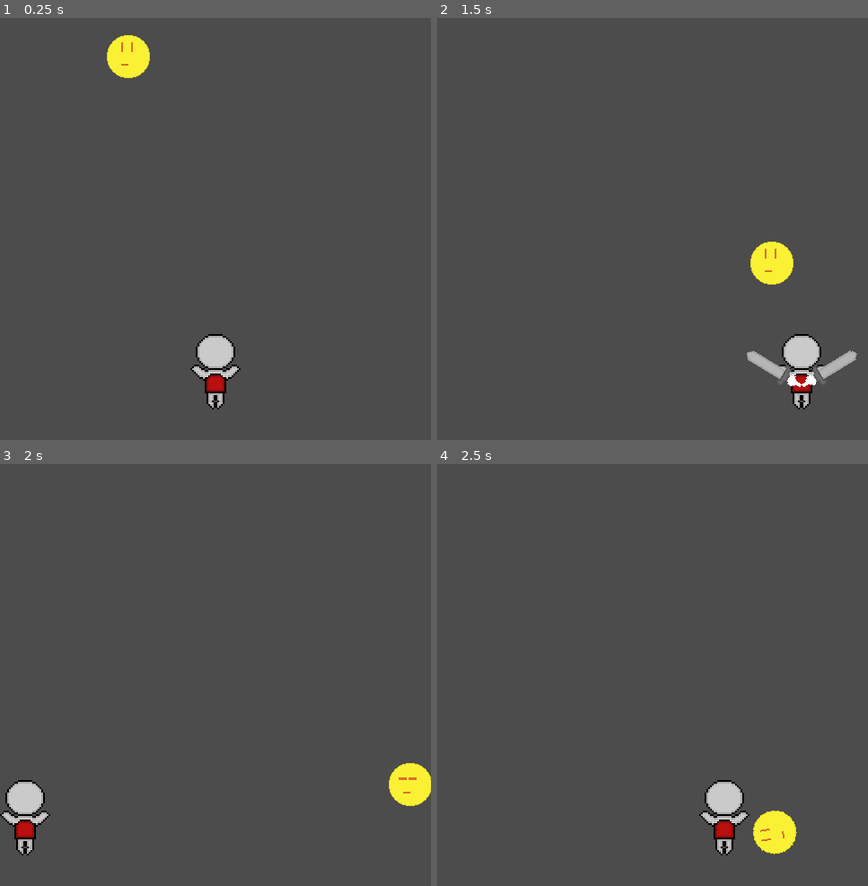
Above: before the commit, frames 1-4 (two rows, left to right).
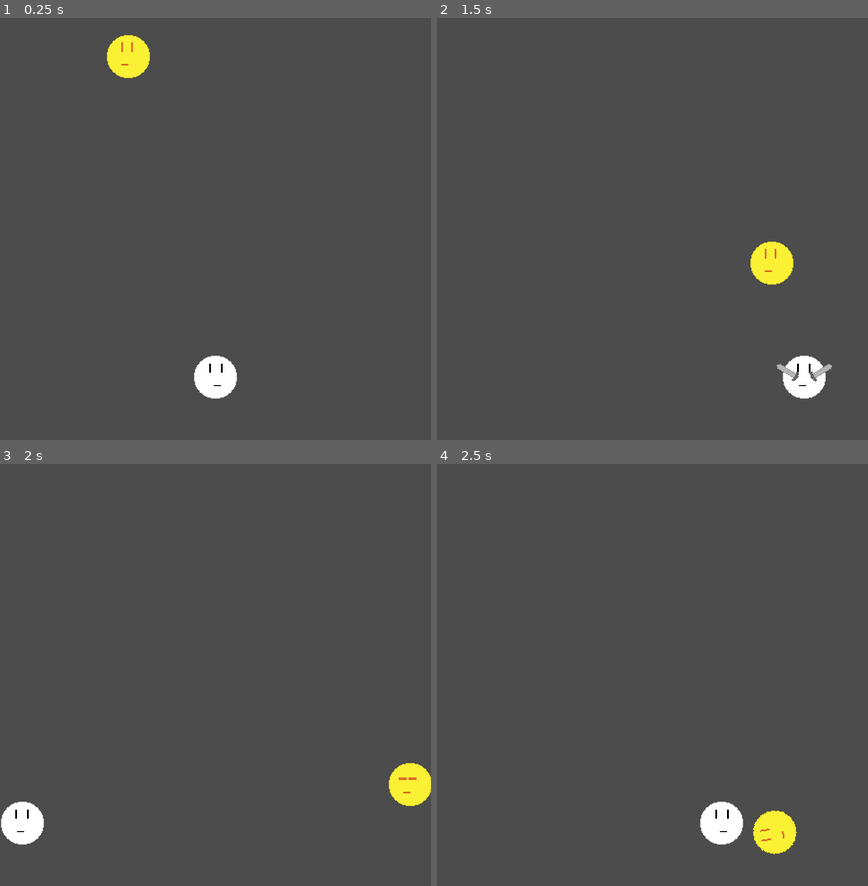
Above: after the commit, the same moments.

Repository: KaufmanDeveloper/gravity-flyer
Game: Godot game, scene res://maps/Test.tscn
The game is run twice, just before and just after one commit, with the same random seed, the same clock (stepped at 60 frames per second) and the same inputs.
Inputs:
- Up to frame 1 (0.25 s): no input
- Up to frame 2 (1.5 s): hold Right (ui_right) 0.53-1.28 s; tap X (swipe) at 0.6, 1.35 s; hold Left (ui_left) from 1.28 s (still down)
- Up to frame 3 (2 s): keep holding Left (ui_left)
- Up to frame 4 (2.5 s): release Left (ui_left) at 2.03 s; hold Right (ui_right) from 2.03 s (still down); tap X (swipe) at 2.1 s

The runs differ from the first frame. In frame 1, 1.3% of the frame differs, in the area x 44-56%, y 74-93%; in frame 2, 1.6%, in the area x 71-98%, y 74-93%; in frame 3, 1.3%; in frame 4, 1.3%.

Commit message:
feat: Do not repeat animation for same direction

Diff:
--- a/Gravity Flyer/enemies/Sun.tscn
+++ b/Gravity Flyer/enemies/Sun.tscn
@@ -59,6 +59,7 @@
 playback_speed = 0.5
 anims/idle = SubResource( 2 )
 blend_times = [  ]
+_sections_unfolded = [ "Playback Options" ]
 
 [node name="Sprite" type="Sprite" parent="." index="1"]
 
--- a/Gravity Flyer/maps/Test.tscn
+++ b/Gravity Flyer/maps/Test.tscn
@@ -9,8 +9,7 @@
 [node name="Player" parent="." index="0" instance=ExtResource( 1 )]
 
 position = Vector2( 240, 400 )
-scale = Vector2( 2, 2 )
-_sections_unfolded = [ "Transform", "Z Index" ]
+_sections_unfolded = [ "Z Index" ]
 
 [node name="TileMap" type="TileMap" parent="." index="1"]
 
--- a/Gravity Flyer/player/Player.gd
+++ b/Gravity Flyer/player/Player.gd
@@ -5,7 +5,11 @@
 var velocity = Vector2(0, 0)
 var gravity = .90
 var previous = "none"
+var previousAnimation = "right"
+var playingAnimation = "idleright"
 
+func _ready():
+	$Animation.play(playingAnimation)
 
 func _physics_process(delta):
 	var left = Input.is_action_pressed("ui_left")
@@ -31,6 +35,12 @@
 
 func controls_loop(left, right):
 	moveDirection.x = -int(left) + int(right)
+	if left and !right and previousAnimation == "right":
+		previousAnimation = "left"
+		$Animation.play("idleleft")
+	elif right and !left and previousAnimation == "left":
+		previousAnimation = "right"
+		$Animation.play("idleright")
 
 func movement_loop(left, right):
 	if left:
--- a/Gravity Flyer/player/Player.tscn
+++ b/Gravity Flyer/player/Player.tscn
@@ -1,28 +1,104 @@
-[gd_scene load_steps=4 format=2]
+[gd_scene load_steps=6 format=2]
 
 [ext_resource path="res://player/Player.gd" type="Script" id=1]
-[ext_resource path="res://player/astronaut-idle.png" type="Texture" id=2]
+[ext_resource path="res://player/player.png" type="Texture" id=2]
 
-[sub_resource type="RectangleShape2D" id=1]
+[sub_resource type="CircleShape2D" id=1]
 
 custom_solver_bias = 0.0
-extents = Vector2( 14, 21 )
+radius = 25.0
 
-[node name="Player" type="KinematicBody2D"]
+[sub_resource type="Animation" id=3]
+
+resource_name = "idleleft"
+length = 1.0
+loop = true
+step = 0.1
+tracks/0/type = "value"
+tracks/0/path = NodePath("Sprite:frame")
+tracks/0/interp = 1
+tracks/0/loop_wrap = true
+tracks/0/imported = false
+tracks/0/enabled = true
+tracks/0/keys = {
+"times": PoolRealArray( 0, 0.8 ),
+"transitions": PoolRealArray( 1, 1 ),
+"update": 1,
+"values": [ 0, 1 ]
+}
+tracks/1/type = "value"
+tracks/1/path = NodePath("Sprite:flip_h")
+tracks/1/interp = 1
+tracks/1/loop_wrap = true
+tracks/1/imported = false
+tracks/1/enabled = true
+tracks/1/keys = {
+"times": PoolRealArray( 0 ),
+"transitions": PoolRealArray( 1 ),
+"update": 1,
+"values": [ true ]
+}
+
+[sub_resource type="Animation" id=2]
+
+resource_name = "idleright"
+length = 1.0
+loop = true
+step = 0.1
+tracks/0/type = "value"
+tracks/0/path = NodePath("Sprite:frame")
+tracks/0/interp = 1
+tracks/0/loop_wrap = true
+tracks/0/imported = false
+tracks/0/enabled = true
+tracks/0/keys = {
+"times": PoolRealArray( 0, 0.8 ),
+"transitions": PoolRealArray( 1, 1 ),
+"update": 1,
+"values": [ 0, 1 ]
+}
+tracks/1/type = "value"
+tracks/1/path = NodePath("Sprite:flip_h")
+tracks/1/interp = 1
+tracks/1/loop_wrap = true
+tracks/1/imported = false
+tracks/1/enabled = true
+tracks/1/keys = {
+"times": PoolRealArray( 0 ),
+"transitions": PoolRealArray( 1 ),
+"update": 1,
+"values": [ false ]
+}
+
+[node name="Player" type="KinematicBody2D" index="0"]
 
 input_pickable = false
 collision_layer = 1
 collision_mask = 1
 collision/safe_margin = 0.08
 script = ExtResource( 1 )
-_sections_unfolded = [ "Collision" ]
+_sections_unfolded = [ "Transform" ]
 
 [node name="Sprite" type="Sprite" parent="." index="0"]
 
 texture = ExtResource( 2 )
+flip_h = true
+hframes = 2
+_sections_unfolded = [ "Offset" ]
 
 [node name="CollisionShape2D" type="CollisionShape2D" parent="." index="1"]
 
-position = Vector2( 0, -3 )
 shape = SubResource( 1 )
 _sections_unfolded = [ "Transform" ]
+
+[node name="Animation" type="AnimationPlayer" parent="." index="2"]
+
+root_node = NodePath("..")
+autoplay = ""
+playback_process_mode = 1
+playback_default_blend_time = 0.0
+playback_speed = 0.5
+anims/idleleft = SubResource( 3 )
+anims/idleright = SubResource( 2 )
+blend_times = [  ]
+_sections_unfolded = [ "Playback Options" ]
Binary file added: Gravity Flyer/player/player.png
Not shown, added: Gravity Flyer/player/player.png.import
